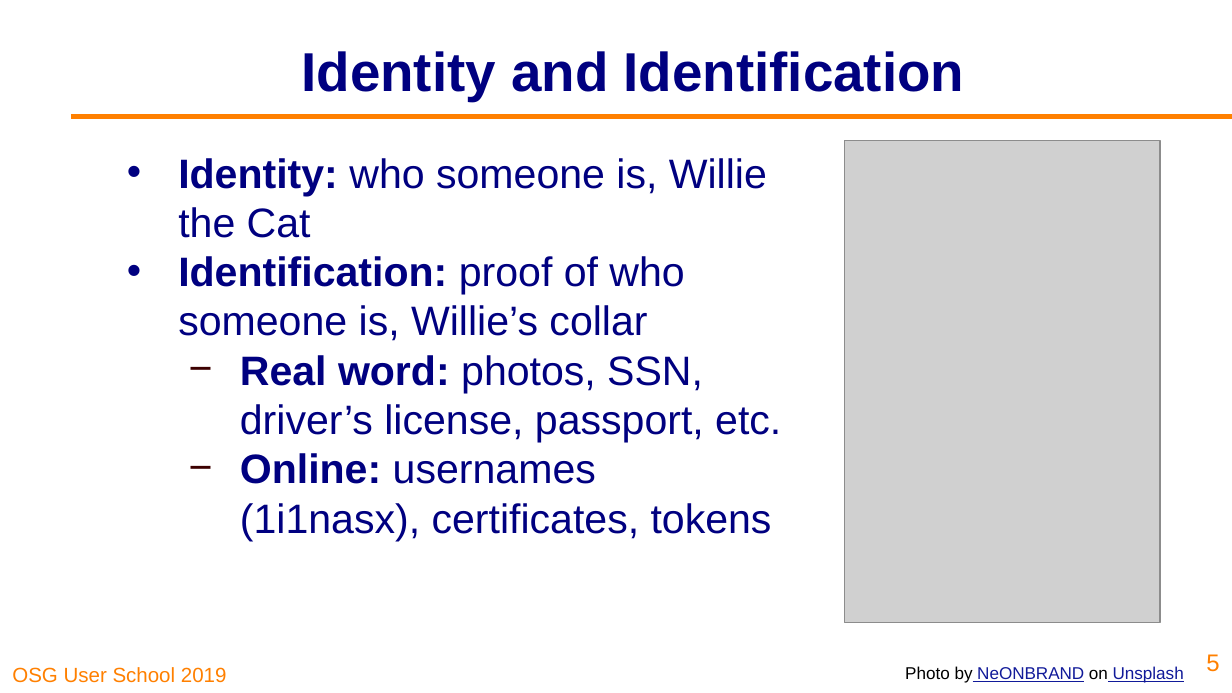
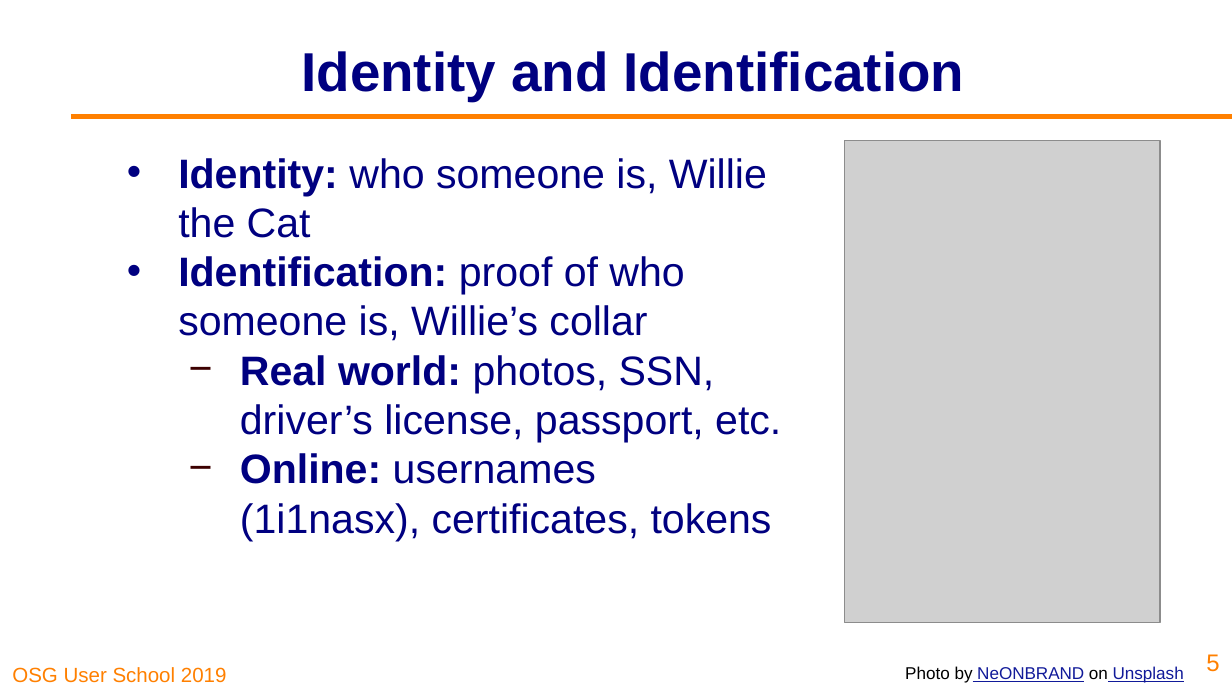
Before and after one commit to opensciencegrid/user-school-2019, a slide deck: slide 5 of docs/materials/day2/files/osgus19-day2-part2-security.pptx. Drawn at 1232x693 pixels with LibreOffice and Linux fonts; fonts in the diff are those of the drawing; grey boxes stand for pictures; background and template pictures are left out. Boxes give left, top, right and bottom in pixels: in the first picture for what was removed or moved away, otherwise in the second. Text is boxed around its words. In the diff, an @@ line names an element or a change of style, - is before the commit and + after.

Commit message:
Fixup security talk typos

```diff
--- a/docs/materials/day2/files/osgus19-day2-part2-security.pptx
+++ b/docs/materials/day2/files/osgus19-day2-part2-security.pptx
@@ text at (240, 355, 781, 442): text changed @@
-  − Real word: photos, SSN, driver’s license, passport, etc.
+  − Real world: photos, SSN, driver’s license, passport, etc.
```
Also in this commit, not shown: 1 other slide changed, 1 other file.
